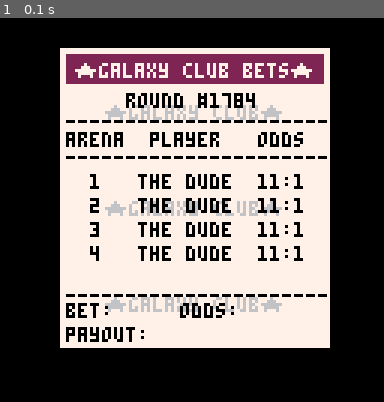
Above: before the commit, frame 1.
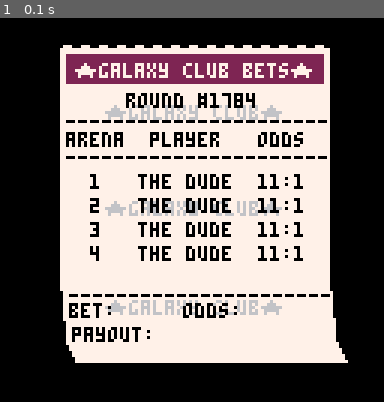
Above: after the commit, the same moment.

Repository: suspicious-smoke/club-bets-pico8
Game: PICO-8 cartridge club-bets.p8
Two runs of this game, one before a commit and one after it. Both use one fixed random seed, a clock stepped at 60 frames per second and the inputs below.
Inputs:
- Up to frame 1 (0.1 s): no input

The runs differ from the first frame. In frame 1, 5.2% of the frame differs, in the area x 15-91%, y 7-90%.

Commit message:
printed ticket page

Diff:
--- a/club-bets.p8
+++ b/club-bets.p8
@@ -109,14 +109,24 @@
 
 function drw_betpage()
 	local _arx,_plx,_odx=22,46,86
-	rrectfill(20,10,90,100,0,7)--ticket
+	--ticket
+	for i=1,15 do
+		rrect(15+6*i,9,3,1,0,7)
+	end
+	rrectfill(20,10,90,81,0,7)--ticket
+	rrectfill(26,91,84,24,0,7)--lwr ticket
+	spr(128,18,91,1,3)--left leaf
+	spr(129,109,91,1,3)--right leaf
 	for i=1,3 do
-		print("★galaxy club★",35,i*32-3,6)
-	end
-	--print("★galaxy club★",35,62,6)
+		_wmoff=0
+		if i==3 then
+			_wmoff=1
+		end
+		print("★galaxy club★",35,i*32-3+_wmoff,6)
+	end
+	--text
 	rrectfill(22,12,86,10,0,2)--red area
 	print("★galaxy club bets★",25,15,7)
-
 	print("round #1784",42,25,0)
 	print("----------------------",22,32,0)
 	print("arena",_arx,38,0)
@@ -128,10 +138,10 @@
 		print("the dude",_plx,44+8*i,0)
 		print("11:1",_odx,44+8*i,0)
 	end
-	print("----------------------",22,90,0)
-	print("bet:",_arx,95)
-	print("odds:",60,95)
-	print("payout:",_arx,103)
+	print("----------------------",23,90,0)
+	print("bet:",_arx+1,95)
+	print("odds:",61,95)
+	print("payout:",_arx+2,103)
 end
 -->8
 --quick bet page
Not shown, changed: 24 lines of the sprite sheet (__gfx__) section of club-bets.p8
